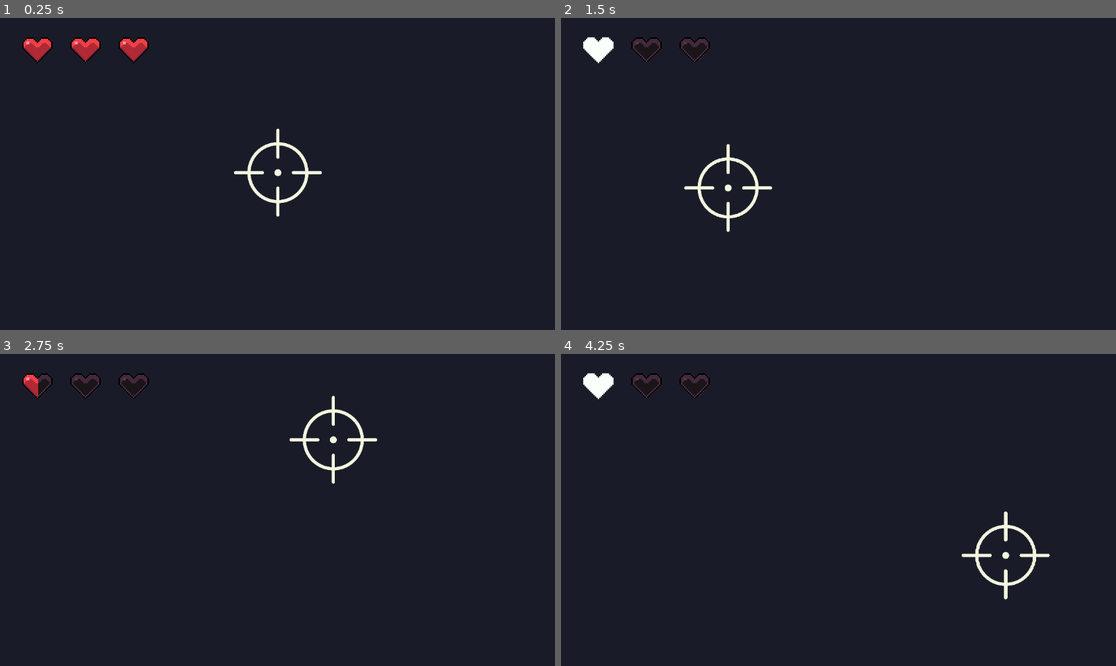
Above: before the commit, frames 1-4 (two rows, left to right).
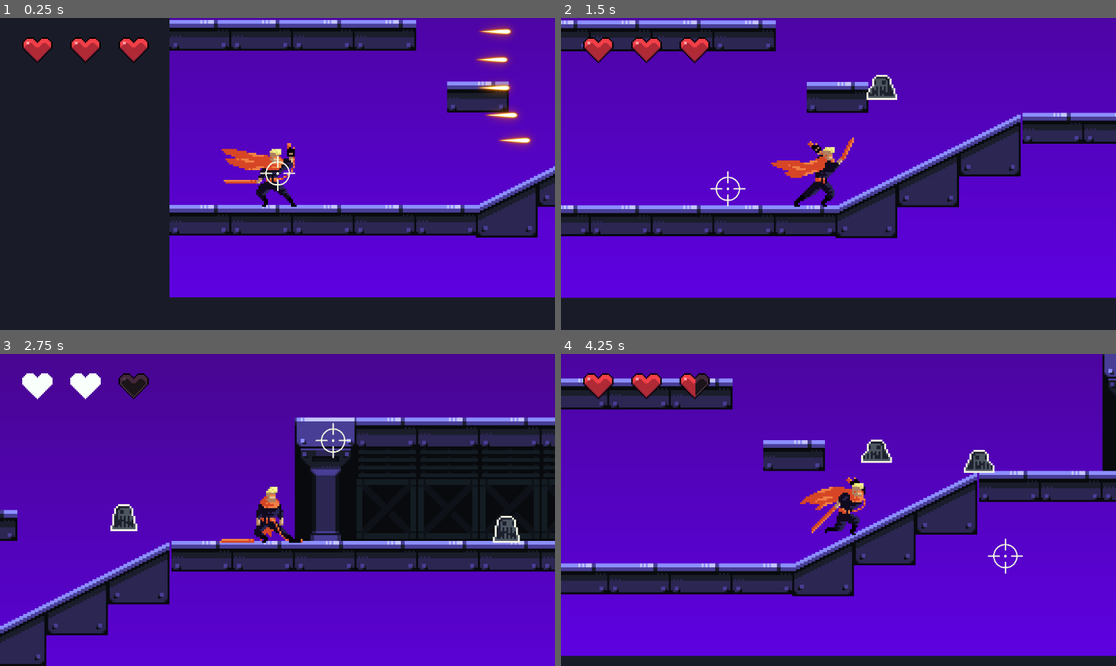
Above: after the commit, the same moments.

Repository: Fanxuui/neonshift
Game: Godot game, scene res://scenes/main.tscn
Two runs of this game, one before a commit and one after it. Both use one fixed random seed, a clock stepped at 60 frames per second and the inputs below.
Inputs (mouse positions are in pixels of both pictures, inside the frame that each line leads up to):
- Up to frame 1 (0.25 s): no input
- Up to frame 2 (1.5 s): tap Enter (ui_accept) at 0.5, 0.6 s; move the mouse to (960, 158) at 0.52 s; hold D (move_right) from 0.53 s (still down); tap Space (jump) at 0.77 s; move the mouse to (727, 189) at 1.27 s; click (727, 189) at 1.35 s
- Up to frame 3 (2.75 s): tap Space (jump) at 1.52 s; tap Enter (ui_accept) at 1.55, 2.3 s; move the mouse to (333, 441) at 2.02 s; release D (move_right) at 2.03 s; hold A (move_left) from 2.03 s (still down); tap T (toggle_weapon) at 2.1 s
- Up to frame 4 (4.25 s): move the mouse to (810, 572) at 2.77 s; release A (move_left) at 2.78 s; hold D (move_right) from 2.78 s (still down); tap Enter (ui_accept) at 2.85, 3.6 s; tap Space (jump) at 3.02, 3.77 s; move the mouse to (1005, 556) at 3.52 s; tap Escape (ui_cancel) at 4.15 s

The runs differ from the first frame. In frame 1, 59% of the frame differs, in the area x 30-100%, y 0-90%; in frame 2, 86%; in frame 3, 90%; in frame 4, 93%, in the area x 0-100%, y 0-97%.
Error before the commit: Invalid call. Nonexistent function 'restart_run' in base 'Node'. (res://scripts/player.gd:197)

Commit message:
small patch
reorganize bullet scene
slow gun can work on the shooter and ranged now

Diff:
--- a/ranged.gd
+++ b/ranged.gd
@@ -91,8 +91,11 @@
 
 func slow_down() -> void:
 	_is_slowed = true
+	var cur_speed = speed
+	speed = REDUCED_SPEED
 	await get_tree().create_timer(1.0).timeout
 	_is_slowed = false
+	speed = cur_speed
 
 func die() -> void:
 	queue_free()
--- a/scenes/bullet.tscn
+++ b/scenes/bullets/bullet_base.tscn
@@ -1,25 +1,23 @@
 [gd_scene load_steps=4 format=3 uid="uid://cuy0lgtl7esbu"]
 
-[ext_resource type="Script" uid="uid://dnsxkh4yy5xc" path="res://scripts/bullet.gd" id="1_qrues"]
-[ext_resource type="Texture2D" uid="uid://c28656ass720p" path="res://assets/19.png" id="2_y25gk"]
+[ext_resource type="Script" uid="uid://dnsxkh4yy5xc" path="res://scripts/bullet_base.gd" id="1_b38v1"]
+[ext_resource type="Texture2D" uid="uid://c28656ass720p" path="res://assets/19.png" id="2_2iba4"]
 
 [sub_resource type="RectangleShape2D" id="RectangleShape2D_f7att"]
 size = Vector2(9, 4)
 
-[node name="bullet" type="Area2D"]
+[node name="Bullet Base" type="Area2D"]
 collision_layer = 128
 collision_mask = 65
-script = ExtResource("1_qrues")
+script = ExtResource("1_b38v1")
 
 [node name="CollisionShape2D" type="CollisionShape2D" parent="."]
 position = Vector2(2.5, 0)
 shape = SubResource("RectangleShape2D_f7att")
 
-[node name="Timer" type="Timer" parent="."]
-
 [node name="Sprite2D" type="Sprite2D" parent="."]
 scale = Vector2(0.1, 0.1)
-texture = ExtResource("2_y25gk")
+texture = ExtResource("2_2iba4")
 
+[connection signal="area_entered" from="." to="." method="_on_area_entered"]
 [connection signal="body_entered" from="." to="." method="_on_body_entered"]
-[connection signal="timeout" from="Timer" to="." method="_on_timer_timeout"]
--- /dev/null
+++ b/scenes/bullets/enemy_bullet.tscn
@@ -0,0 +1,9 @@
+[gd_scene load_steps=3 format=3 uid="uid://b2jhg53i0j7p3"]
+
+[ext_resource type="PackedScene" uid="uid://cuy0lgtl7esbu" path="res://scenes/bullets/bullet_base.tscn" id="1_ajmct"]
+[ext_resource type="Script" uid="uid://bat2pu77ms4sc" path="res://scripts/enemy_bullet.gd" id="2_bb6co"]
+
+[node name="Enemy Bullet" instance=ExtResource("1_ajmct")]
+collision_mask = 33
+script = ExtResource("2_bb6co")
+damage = 1
--- /dev/null
+++ b/scenes/bullets/slow_bullet.tscn
@@ -0,0 +1,7 @@
+[gd_scene load_steps=3 format=3 uid="uid://dljch0x8vxygn"]
+
+[ext_resource type="PackedScene" uid="uid://cuy0lgtl7esbu" path="res://scenes/bullets/bullet_base.tscn" id="1_8vwuq"]
+[ext_resource type="Script" uid="uid://d31hs1gq5splo" path="res://scripts/slow_bullet.gd" id="2_jt7hq"]
+
+[node name="Slow Bullet" instance=ExtResource("1_8vwuq")]
+script = ExtResource("2_jt7hq")
--- a/scenes/main.tscn
+++ b/scenes/main.tscn
@@ -1,15 +1,15 @@
-[gd_scene load_steps=17 format=4 uid="uid://wwbqbws515pt"]
+[gd_scene load_steps=19 format=4 uid="uid://wwbqbws515pt"]
 
 [ext_resource type="Texture2D" uid="uid://c2u3o2r05frjl" path="res://assets/Sidescroller Shooter - Central City/Background/Base Color.png" id="1_sugp2"]
 [ext_resource type="Texture2D" uid="uid://6qg8u82gy61f" path="res://assets/Sidescroller Shooter - Central City/Background/Background Props.png" id="2_jyhfs"]
 [ext_resource type="Texture2D" uid="uid://5rnu65uqudbm" path="res://assets/Sidescroller Shooter - Central City/Assets/Tiles.png" id="3_tbgi4"]
 [ext_resource type="PackedScene" uid="uid://cq2cov84cq0s1" path="res://scenes/player.tscn" id="4_171oe"]
 [ext_resource type="PackedScene" uid="uid://kdey5ga2qs2h" path="res://scenes/hearts_bar.tscn" id="6_tefeu"]
-[ext_resource type="Script" uid="uid://dicwbliei6u8y" path="res://scripts/game_manager.gd" id="7_o6xl0"]
+[ext_resource type="PackedScene" uid="uid://qslq878mwgt7" path="res://scenes/ranged.tscn" id="7_o6xl0"]
 [ext_resource type="Texture2D" uid="uid://d4mir546kcf8i" path="res://assets/Elements-01.png" id="8_85g3d"]
+[ext_resource type="PackedScene" uid="uid://dwvpu2l4olj12" path="res://scenes/shooter.tscn" id="8_tipki"]
+[ext_resource type="Script" uid="uid://dicwbliei6u8y" path="res://scripts/game_manager.gd" id="8_ya4ey"]
 [ext_resource type="Script" uid="uid://chdbeiao8ehn7" path="res://scripts/mounse_indicator.gd" id="9_choun"]
-[ext_resource type="PackedScene" uid="uid://bmo5lsqmaq7ps" path="res://scenes/ranged.tscn" id="7_o6xl0"]
-[ext_resource type="PackedScene" uid="uid://dwvpu2l4olj12" path="res://scenes/shooter.tscn" id="8_tipki"]
 [ext_resource type="PackedScene" uid="uid://dv1ikq1wucki2" path="res://scenes/ghost.tscn" id="10_kkuia"]
 
 [sub_resource type="TileSetAtlasSource" id="TileSetAtlasSource_tefeu"]
@@ -1034,7 +1034,7 @@
 use_parent_material = true
 tile_set = SubResource("TileSet_5vw27")
 
-[node name="Mid" type="TileMapLayer" parent="TileMapLayer"]
+[node name="Mid" type="TileMapLayer" parent="TileMapLayer" groups=["terrain"]]
 tile_map_data = PackedByteArray("AADq/wsAAAAAAAAAAADr/wsAAAABAAAAAADs/wsAAAAAAAAAAADt/wsAAAABAAAAAADu/wsAAAAAAAAAAADv/w …(1568 unchanged characters)…
 tile_set = SubResource("TileSet_choun")
 
@@ -1042,16 +1042,16 @@
 position = Vector2(-295, 133)
 
 [node name="Camera2D" type="Camera2D" parent="Player"]
-zoom = Vector2(10, 10)
-position = Vector2(-373, -214)
-
-[node name="ranged" parent="Enemy" instance=ExtResource("7_o6xl0")]
+position = Vector2(-1, 3)
+zoom = Vector2(4, 4)
+
+[node name="Enemy#ranged" parent="." instance=ExtResource("7_o6xl0")]
 position = Vector2(-58, 127)
 
-[node name="ghost1" parent="Enemy" instance=ExtResource("10_kkuia")]
+[node name="Enemy#ghost1" parent="." instance=ExtResource("10_kkuia")]
 position = Vector2(-336, 75)
 
-[node name="ghost2" parent="Enemy" instance=ExtResource("10_kkuia")]
+[node name="Enemy#ghost2" parent="." instance=ExtResource("10_kkuia")]
 position = Vector2(42, 61)
 
 [node name="CanvasLayer" type="CanvasLayer" parent="."]
@@ -1060,7 +1060,7 @@
 position = Vector2(127, 67)
 
 [node name="GameManager" type="Node" parent="."]
-script = ExtResource("7_o6xl0")
+script = ExtResource("8_ya4ey")
 
 [node name="MounseIndicator" type="Sprite2D" parent="."]
 scale = Vector2(0.05, 0.05)
@@ -1068,5 +1068,6 @@
 region_enabled = true
 region_rect = Rect2(3587, 115, 540, 558)
 script = ExtResource("9_choun")
-[node name="ranged2" parent="Enemy" instance=ExtResource("8_tipki")]
+
+[node name="Enemy#ranged2" parent="." instance=ExtResource("8_tipki")]
 position = Vector2(-108, 100)
--- a/scenes/player.tscn
+++ b/scenes/player.tscn
@@ -1,7 +1,7 @@
 [gd_scene load_steps=76 format=3 uid="uid://cq2cov84cq0s1"]
 
 [ext_resource type="Script" uid="uid://dxigrpekjubl5" path="res://scripts/player.gd" id="1_k411p"]
-[ext_resource type="PackedScene" uid="uid://cuy0lgtl7esbu" path="res://scenes/bullet.tscn" id="2_qhqgy"]
+[ext_resource type="PackedScene" uid="uid://dljch0x8vxygn" path="res://scenes/bullets/slow_bullet.tscn" id="2_ur7pv"]
 [ext_resource type="PackedScene" uid="uid://b4ftn3syndan8" path="res://scenes/hitbox.tscn" id="3_dqkch"]
 [ext_resource type="Texture2D" uid="uid://daxcw6lm2y1ii" path="res://assets/Striker/spr_StrikerDeath_strip.png" id="3_smehm"]
 [ext_resource type="Texture2D" uid="uid://ceynclxlw7cgv" path="res://assets/Striker/spr_StrikerIdle_strip.png" id="4_fjrip"]
@@ -502,7 +502,7 @@
 [node name="Player" type="CharacterBody2D" groups=["player"]]
 collision_layer = 2
 script = ExtResource("1_k411p")
-bullet_scene = ExtResource("2_qhqgy")
+bullet_scene = ExtResource("2_ur7pv")
 
 [node name="CollisionShape2D" type="CollisionShape2D" parent="."]
 position = Vector2(-2, 4)
--- a/scenes/ranged.tscn
+++ b/scenes/ranged.tscn
@@ -1,8 +1,8 @@
-[gd_scene load_steps=16 format=3 uid="uid://bmo5lsqmaq7ps"]
+[gd_scene load_steps=16 format=3 uid="uid://qslq878mwgt7"]
 
 [ext_resource type="Script" uid="uid://cu8xx5lol6c7e" path="res://ranged.gd" id="1_ihxqk"]
 [ext_resource type="Texture2D" uid="uid://cv6lnsf12w2gu" path="res://assets/industrial.v2.png" id="2_4qb3e"]
-[ext_resource type="PackedScene" uid="uid://cuy0lgtl7esbu" path="res://scenes/bullet.tscn" id="2_8akpr"]
+[ext_resource type="PackedScene" uid="uid://cuy0lgtl7esbu" path="res://scenes/bullets/bullet_base.tscn" id="2_8akpr"]
 [ext_resource type="PackedScene" uid="uid://g51wsrys1hsp" path="res://scenes/killzone.tscn" id="3_8akpr"]
 
 [sub_resource type="AtlasTexture" id="AtlasTexture_l5lq6"]
--- a/scenes/shooter.tscn
+++ b/scenes/shooter.tscn
@@ -1,6 +1,7 @@
-[gd_scene load_steps=15 format=3 uid="uid://dwvpu2l4olj12"]
+[gd_scene load_steps=16 format=3 uid="uid://dwvpu2l4olj12"]
 
 [ext_resource type="Script" uid="uid://cqkf37dn1cen6" path="res://shooter.gd" id="1_lynhg"]
+[ext_resource type="PackedScene" uid="uid://b2jhg53i0j7p3" path="res://scenes/bullets/enemy_bullet.tscn" id="2_mger4"]
 [ext_resource type="Texture2D" uid="uid://cv6lnsf12w2gu" path="res://assets/industrial.v2.png" id="3_ld1l8"]
 [ext_resource type="PackedScene" uid="uid://g51wsrys1hsp" path="res://scenes/killzone.tscn" id="4_xxh7r"]
 
@@ -73,6 +74,7 @@
 [node name="ranged" type="CharacterBody2D"]
 collision_layer = 4
 script = ExtResource("1_lynhg")
+bullet_scene = ExtResource("2_mger4")
 
 [node name="AnimatedSprite2D" type="AnimatedSprite2D" parent="."]
 texture_filter = 1
--- a/scenes/turret.tscn
+++ b/scenes/turret.tscn
@@ -1,6 +1,6 @@
 [gd_scene load_steps=8 format=3 uid="uid://cu68dkhnrithv"]
 
-[ext_resource type="PackedScene" uid="uid://cuy0lgtl7esbu" path="res://scenes/bullet.tscn" id="2_pp6j5"]
+[ext_resource type="PackedScene" uid="uid://cuy0lgtl7esbu" path="res://scenes/bullets/bullet_base.tscn" id="2_pp6j5"]
 [ext_resource type="Texture2D" uid="uid://c8pkt8a1rsmae" path="res://assets/turret_art.png" id="3_6fjxm"]
 [ext_resource type="Texture2D" uid="uid://k7nw3rjwj7bd" path="res://assets/flame_icone.png" id="4_mqfwu"]
 [ext_resource type="Script" uid="uid://dr5c33baboef7" path="res://scripts/turret.gd" id="5_6fjxm"]
--- a/scripts/bullet.gd
+++ /dev/null
@@ -1,36 +0,0 @@
-extends Area2D
-
-@export var speed := 600.0
-var direction := Vector2.ZERO
-@onready var timer: Timer = $Timer
-
-
-# Called when the node enters the scene tree for the first time.
-func _ready() -> void:
-	add_to_group("bullets")
-	timer.start()
-
-
-
-# Called every frame. 'delta' is the elapsed time since the previous frame.
-func _process(delta: float) -> void:
-	position += direction * speed * delta
-
-
-
-func _on_body_entered(body: Node2D) -> void:
-	if body.is_in_group("turrets"):
-		body.slow_down()
-	if body.name == "Player":
-		body.take_damage()  # Call the player's die function
-	if body.is_in_group("enemies"):
-		body.slow_down()
-	queue_free()
-
-
-func _on_hitbox_area_entered(area: Area2D) -> void:
-	if area.is_in_group("playerhurtbox"):
-		area.get_parent().take_damage()
-
-func _on_timer_timeout() -> void:
-	queue_free()
--- /dev/null
+++ b/scripts/bullet_base.gd
@@ -0,0 +1,38 @@
+extends Area2D
+class_name BulletBase
+
+@export var speed := 600.0
+var direction := Vector2.ZERO
+var life_time: float = 2.0
+
+
+# Called when the node enters the scene tree for the first time.
+func _ready() -> void:
+	add_to_group("bullets")
+
+
+# Called every frame. 'delta' is the elapsed time since the previous frame.
+func _process(delta: float) -> void:
+	if direction != Vector2.ZERO:
+		global_position += direction * speed * delta
+	life_time -= delta
+	if life_time <= 0.0:
+		queue_free()
+
+func _on_body_entered(body: Node2D) -> void:
+	if body.is_in_group("terrain"):
+		queue_free()
+
+
+#func _on_hitbox_area_entered(area: Area2D) -> void:
+	#if area.is_in_group("playerhurtbox"):
+		#area.get_parent().take_damage()
+	#if area.is_in_group("enemy_hurtbox"):
+		#print("hurt enemy")
+		#area.get_parent().slow_down()
+
+func _on_area_entered(area: Area2D) -> void:
+	_on_hit(area)
+
+func _on_hit(area: Area2D) -> void:
+	pass
--- /dev/null
+++ b/scripts/enemy_bullet.gd
@@ -0,0 +1,12 @@
+extends BulletBase
+
+@export var damage: int = 1
+
+func _on_hit(area: Area2D) -> void:
+	if not area.is_in_group("playerhurtbox"):
+		return
+
+	if area.get_parent().has_method("take_damage"):
+		area.get_parent().take_damage(damage)
+
+	queue_free()
--- a/scripts/mounse_indicator.gd
+++ b/scripts/mounse_indicator.gd
@@ -1,8 +1,9 @@
 extends Sprite2D
 
-
+@onready var player: CharacterBody2D = $"../Player"
 # Called when the node enters the scene tree for the first time.
 func _ready() -> void:
+	#if player.current_weapon == player.Weapon.GUN:
 	Input.set_mouse_mode(Input.MOUSE_MODE_HIDDEN)
 
 
@@ -12,4 +13,5 @@
 
 # Called every frame. 'delta' is the elapsed time since the previous frame.
 func _process(delta: float) -> void:
+	#if player.current_weapon == player.Weapon.GUN:
 	global_position = get_global_mouse_position()
--- a/scripts/player.gd
+++ b/scripts/player.gd
@@ -36,9 +36,9 @@
 	spawn_position = global_position
 	add_to_group("player")
 
-func take_damage():
+func take_damage(damage: int):
 	print(GameState.current_health)
-	GameState.damage(1)
+	GameState.damage(damage)
 	if GameState.current_health <= 0:
 		die()
 		return
@@ -116,10 +116,6 @@
 			sword_hitbox.start_attack()
 
 func _physics_process(delta: float) -> void:
-	if Input.is_action_just_pressed("ui_accept"):
-		take_damage()
-	if Input.is_action_just_pressed("ui_cancel"):
-		heal()
 	# Add the gravity.
 	if not is_on_floor():
 		velocity.y += gravity * delta
--- /dev/null
+++ b/scripts/slow_bullet.gd
@@ -0,0 +1,10 @@
+extends BulletBase
+
+func _on_hit(area: Area2D) -> void:
+	if not area.is_in_group("enemy_hurtbox"):
+		return
+
+	if area.get_parent().has_method("slow_down"):
+		area.get_parent().slow_down()
+
+	queue_free()
--- a/shooter.gd
+++ b/shooter.gd
@@ -2,6 +2,7 @@
 
 # === CONSTANTS ===
 const CHASE_SPEED := 50.0
+const REDUCED_SPEED := 20.0
 const CHASE_RANGE := 250.0
 const SHOOT_RANGE := 200.0
 const FIRE_COOLDOWN := 2.0
@@ -14,8 +15,9 @@
 var health := MAX_HEALTH
 var can_shoot := true
 var _is_slowed := false
+var speed := 0
 
-@export var bullet_scene: PackedScene = preload("res://scenes/bullet.tscn")
+@export var bullet_scene: PackedScene
 @export var heal_drop_scene: PackedScene = preload("res://scenes/heal.tscn")
 
 @onready var animated_sprite: AnimatedSprite2D = $AnimatedSprite2D
@@ -36,15 +38,20 @@
 
 	var to_player = player.global_position - global_position
 	var dist = to_player.length()
+	var dir = to_player.normalized()
+
 
 	if dist <= CHASE_RANGE:
-		var dir = to_player.normalized()
-		velocity = dir * CHASE_SPEED
-		move_and_slide()
+		if _is_slowed:
+			speed = REDUCED_SPEED
+		else:
+			speed = CHASE_SPEED
 		animated_sprite.flip_h = dir.x < 0
 	else:
-		velocity = Vector2.ZERO
-		move_and_slide()
+		speed = 0
+
+	velocity = dir * speed
+	move_and_slide()
 
 	if dist <= SHOOT_RANGE and can_shoot:
 		shoot_spread(to_player.normalized())
@@ -67,7 +74,7 @@
 		bullet.direction = bullet_dir
 		bullet.speed = 300  # adjust as needed
 
-	animated_sprite.play("shoot")
+	#animated_sprite.play("shoot")
 
 	await get_tree().create_timer(FIRE_COOLDOWN).timeout
 	can_shoot = true
@@ -75,8 +82,10 @@
 # === DAMAGE ===
 func slow_down() -> void:
 	_is_slowed = true
+	speed = REDUCED_SPEED
 	await get_tree().create_timer(1.0).timeout
 	_is_slowed = false
+	speed = CHASE_SPEED
 
 func take_damage():
 	health -= 1
@@ -93,4 +102,4 @@
 
 func _on_hitbox_area_entered(area: Area2D) -> void:
 	if area.is_in_group("playerhurtbox"):
-		area.get_parent().take_damage()
+		area.get_parent().take_damage(1)
Renamed: scripts/bullet.gd.uid -> scripts/bullet_base.gd.uid
Not shown, added: scripts/enemy_bullet.gd.uid
Not shown, added: scripts/slow_bullet.gd.uid
